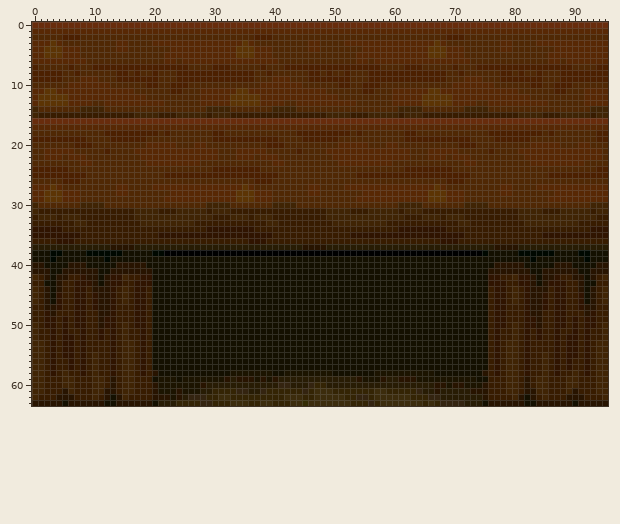
Sprite sheet, stored at enginefx/textures-32/pack013/pedestal_wooden.png. Above is the file before it was changed.
The file is 96x64 pixels. Colours within 5 levels of each other are drawn and written as one.
And afterwards:
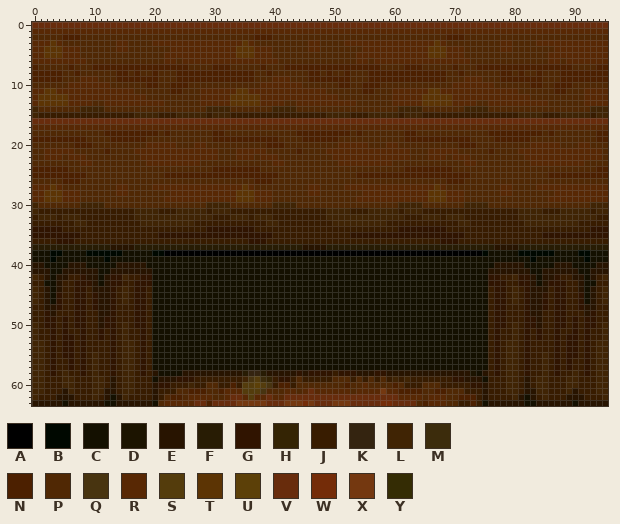
Palette (. is transparent): A #000000  B #000800  C #141000  D #1c1400  E #281400  F #281c04  G #301400  H #342404  J #381c00  K #342410  L #402404  M #3c2c0c  N #4c2000  P #502804  Q #483410  R #582804  S #543c0c  T #5c3404  U #5c4008  V #682c0c  W #742c08  X #743810  Y #342c04
The author wrote: finally updated these to use the earth floor texture
The edit:
@@ x 19..76 @@
 57 JCCCCCCCCCCCCCCCCCCCCCCCCCCCCCCCCCCCCCCCCCCCCCCCCCCCCCCCCJ
-58 JECCCCCCCCCCCCDDDDDDDCCDDDDDDDDCCCCCCCDDDDDDDDDDCCCCCCCCEJ
-59 JCDDDCDDDDDDDEFEEEDEDEFFFFFFFFFFFFFEDDDEFFEEEDDDDDDDDDDCCJ
-60 JEDDDDDDDEFFFFFFFFFFFFKKFFFKHHFFFFFFFFFFFFFFFFFFEEDEEDDDEJ
-61 JEDDDEDDDFFHHHHKKFFKHHHHHHKHMMMHHHHHHHMMHHHHHKFFEFFFFFEEEJ
-62 JEEEDEFKKKHHMMHHHHHHHHHMMMHHMMMMMHHKKHMMMMMMHHHKKFFFFFFFEJ
-63 ECFFFHHHHKKHHHMMMHHMMHHHMMYMMMMMMMHHHKHMMMMMMMHMHKKKKFFFCE
+58 JECCCCEEEEEEEEEEFKKFEEEEEGEGGGGJGGGEEEGGEEEEEEEEEEEEEEDCEJ
+59 JCEEEGGGJJJJJJJJLQSMHJGGJPJJJJJPPPJPJPJPJLJLJJJJJJJGGEEECJ
+60 JEGGJJJLJJPPJJNJSSUSQJNNJPPPPPPPPNPPRPPPPNPJJJPPPJJJJJGGEJ
+61 JEJJJPPNNNPPNRRRSSSQPPPRRPRVRRRRRRPRRRRXRRNNNNPPNNPPPJJJEJ
+62 JEJPNNPRRRRPPRVVRSRRVRRVVVVVVVVVVVVVVVVVVVRRRRPRRRPPNNNJEJ
+63 ECPRRRRRVVNVVVVXXXXXVVVXXXWXVVVXXXVVVVVWWVVVVPNRRRPPJJNJCE
Where, in picture pixels (left, top, right, bottom), the same in both pictures:
changed: (158, 370, 482, 406)
